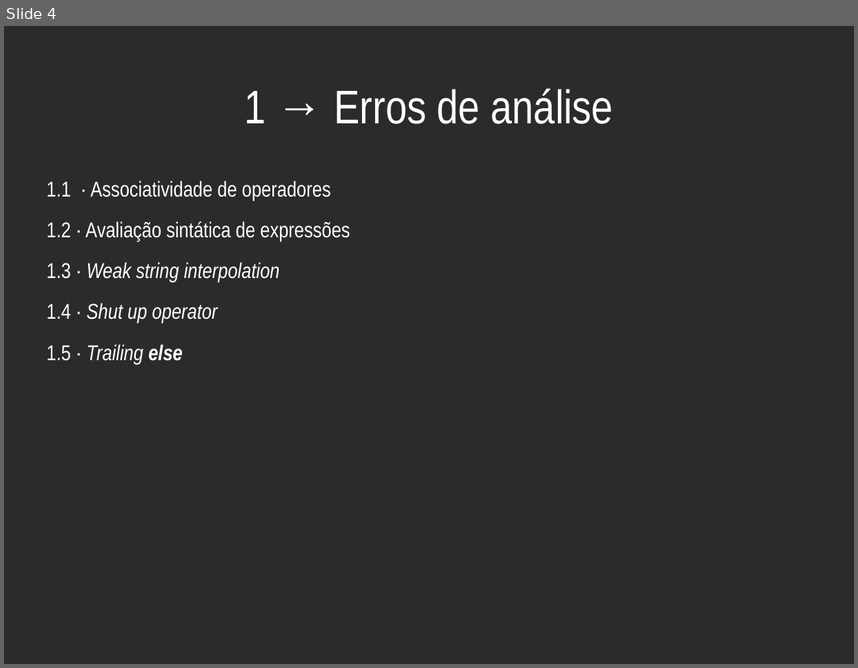
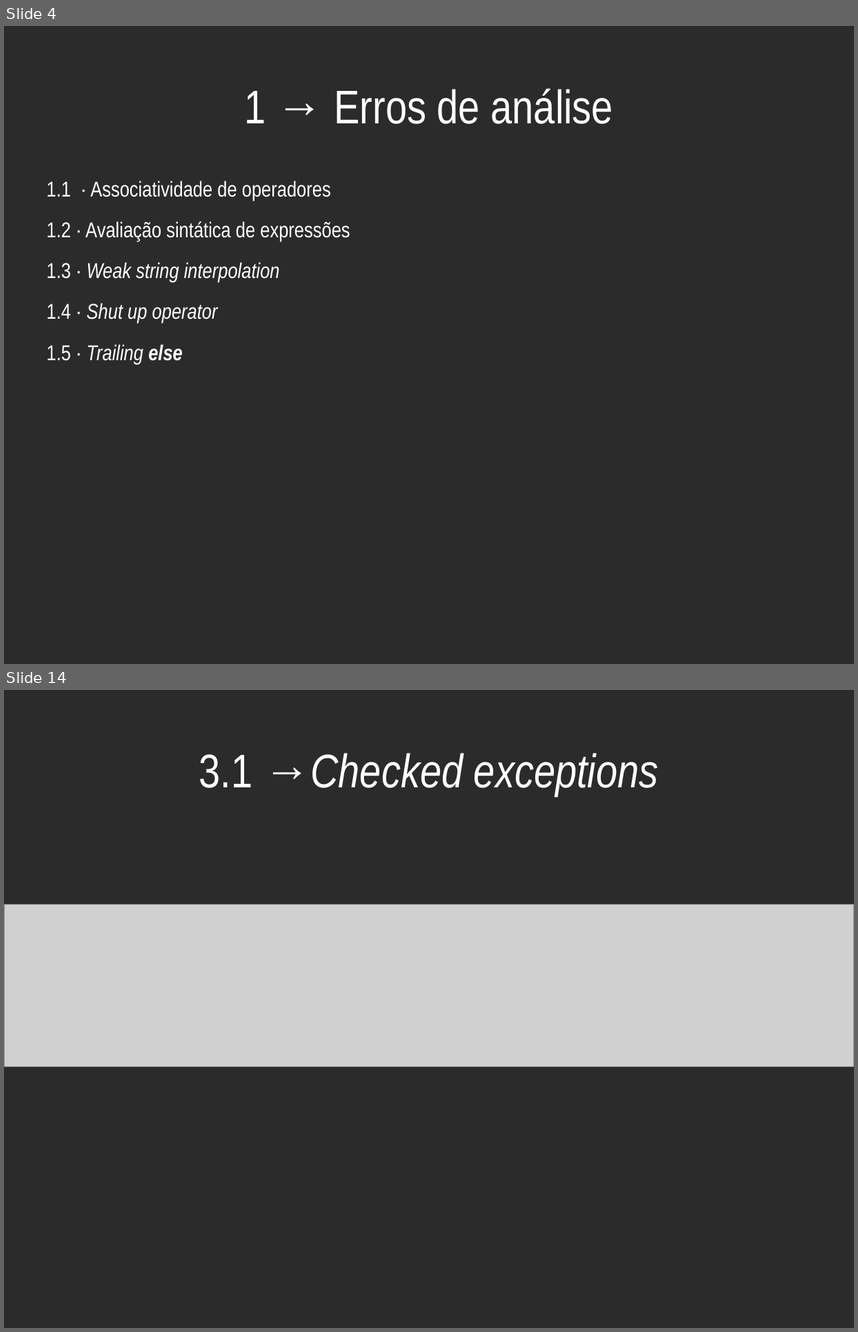
Before and after one commit to haskellcamargo/talks, a slide deck: Bizarrices Just in Time - Como não projetar uma linguagem de programação/Bizarrices Just in Time - Como não projetar uma linguagem de programação.odp. Shown one above the other, each under a label of ours: slide 4 before the commit, slides 4 and 14 after it; the slides between them are not shown. The pictures are 858x668 and 858x1332 pixels, drawn with LibreOffice and Linux fonts; fonts in the diff are those of the drawing; grey boxes stand for pictures; background and template pictures are left out; a plain dark background stands for a picture behind light text. Boxes give left, top, right and bottom in pixels: in the first picture for what was removed or moved away, otherwise in the second. Text is boxed around its words. In the diff, an @@ line names an element or a change of style, - is before the commit and + after.

```diff
--- a/Bizarrices Just in Time - Como não projetar uma linguagem de programação/Bizarrices Just in Time - Como não projetar uma linguagem de programação.odp
+++ b/Bizarrices Just in Time - Como não projetar uma linguagem de programação/Bizarrices Just in Time - Como não projetar uma linguagem de programação.odp
@@ slide 14 added at box(4, 690, 854, 1328), background picture (left out) @@
@@ title added at box(199, 753, 659, 796), 44 pt, text #FFFFFF, italic @@
+3.1 →Checked exceptions
@@ picture added at box(4, 905, 854, 1067) @@
```
Also in this commit, not shown: 5 slides changed, 20 other slides added, 3 other files.
